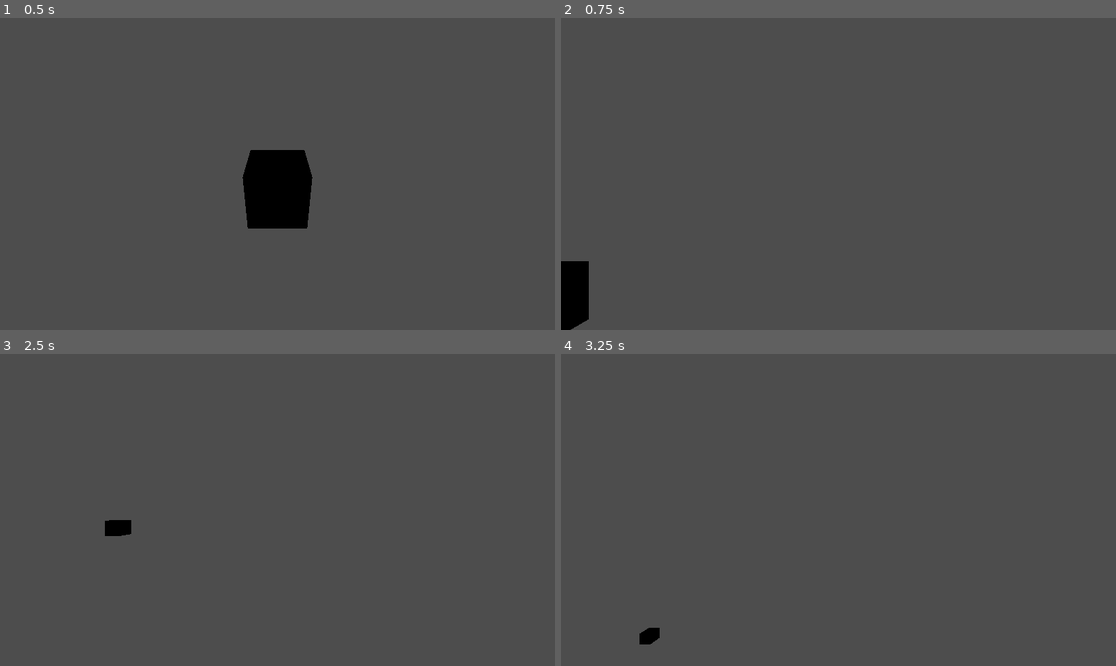
Above: before the commit, frames 1-4 (two rows, left to right).
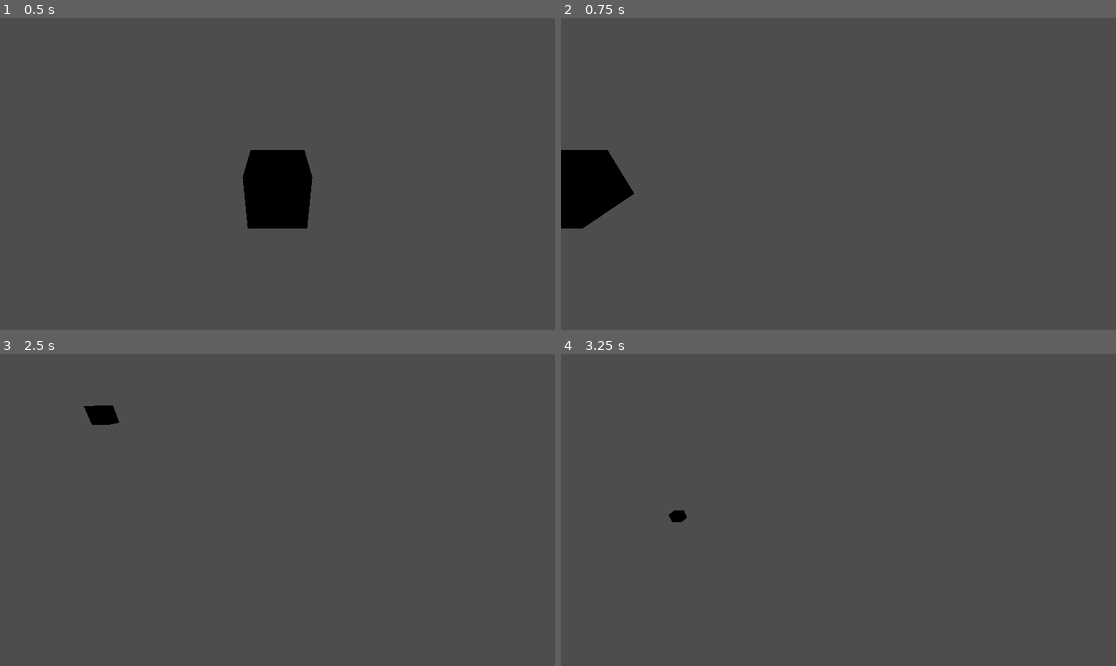
Above: after the commit, the same moments.

Repository: ktosox/StyleCopy
Game: Godot game, scene res://StyleScenes/Test/example.tscn
The game is run twice, just before and just after one commit, with the same random seed, the same clock (stepped at 60 frames per second) and the same inputs. The project has no main scene, so this scene is started directly.
Inputs (mouse positions are in pixels of both pictures, inside the frame that each line leads up to):
- Up to frame 1 (0.5 s): no input
- Up to frame 2 (0.75 s): tap Enter (reset) at 0.5 s; move the mouse to (960, 158) at 0.52 s; press the mouse at (960, 158) at 0.53 s; hold D (right) from 0.53 s (still down)
- Up to frame 3 (2.5 s): tap W (in) at 0.8, 1.35 s; tap Enter (reset) at 1.25, 2 s; move the mouse to (166, 525) at 1.27 s; release D (right) at 1.28 s; release the mouse at (166, 525) at 1.28 s; hold Shift (down) 1.28-2.03 s; tap Down (out) at 1.55 s; move the mouse to (333, 441) at 2.02 s; hold D (right) from 2.03 s (still down); hold Down (out) from 2.03 s (still down); click (333, 441) at 2.3 s
- Up to frame 4 (3.25 s): move the mouse to (810, 572) at 2.77 s; release D (right) at 2.78 s; release Down (out) at 2.78 s; hold Space (up) from 2.78 s (still down); click (810, 572) at 2.85 s; tap W (in) at 3.05 s

Frame 1 is identical in both runs. In frame 2, 3.5% of the frame differs, in the area x 0-14%, y 42-100%; in frame 3, 0.5%; in frame 4, 0.3%.

Commit message:
cut out dragging since I need to re-evaulate it

Diff:
--- a/Project/AdminStuff/camera_controller.gd
+++ b/Project/AdminStuff/camera_controller.gd
@@ -4,30 +4,18 @@
 
 @export var speed = 24.0
 
-var dragMousePos
-var dragStartPos
-var dragging = false
 # Called when the node enters the scene tree for the first time.
 func _ready():
-	$ScreenRef.get_local_mouse_position()
+
 	pass # Replace with function body.
 
 func _input(event):
 	if event.is_action_pressed("reset"):
 		global_transform = initalCameraState
-	if event.is_action_pressed("LMB") and !dragging:
-		dragging = true
-		dragStartPos = $ScreenRef.get_local_mouse_position()
-	if event.is_action_released("LMB"):
-		dragging = false
+
 
 # Called every frame. 'delta' is the elapsed time since the previous frame.
 func _process(delta):
 	position.x +=( int(Input.is_action_pressed("right")) - int(Input.is_action_pressed("left")) ) * speed * delta
 	position.z +=( int(Input.is_action_pressed("out")) - int(Input.is_action_pressed("in")) ) * speed * delta
 	position.y +=( int(Input.is_action_pressed("up")) - int(Input.is_action_pressed("down")) ) * speed * delta
-
-	if dragging :
-		dragMousePos = $ScreenRef.get_local_mouse_position()
-		rotation.y = (dragMousePos.x - dragStartPos.x) * 0.005
-		rotation.x = (dragMousePos.y - dragStartPos.y) * 0.005
--- a/Project/AdminStuff/camera_controller.tscn
+++ b/Project/AdminStuff/camera_controller.tscn
@@ -5,7 +5,3 @@
 [node name="CameraController" type="Camera3D"]
 current = true
 script = ExtResource("1_rbnp6")
-
-[node name="ScreenRef" type="Control" parent="."]
-layout_mode = 3
-anchors_preset = 0
